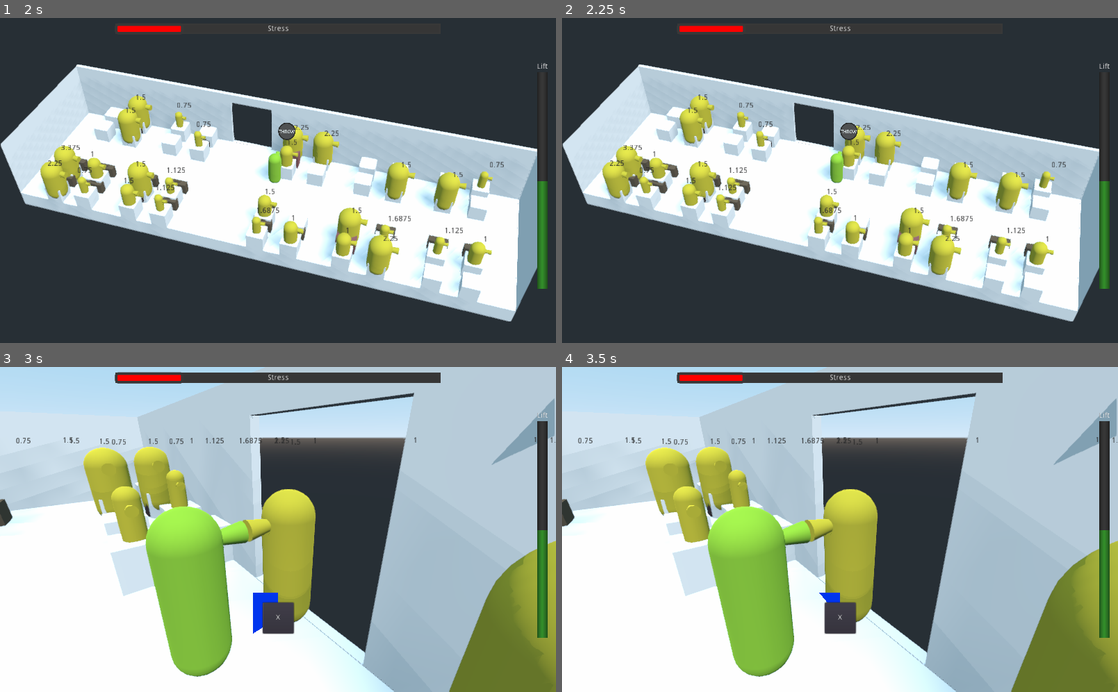
Above: before the commit, frames 1-4 (two rows, left to right).
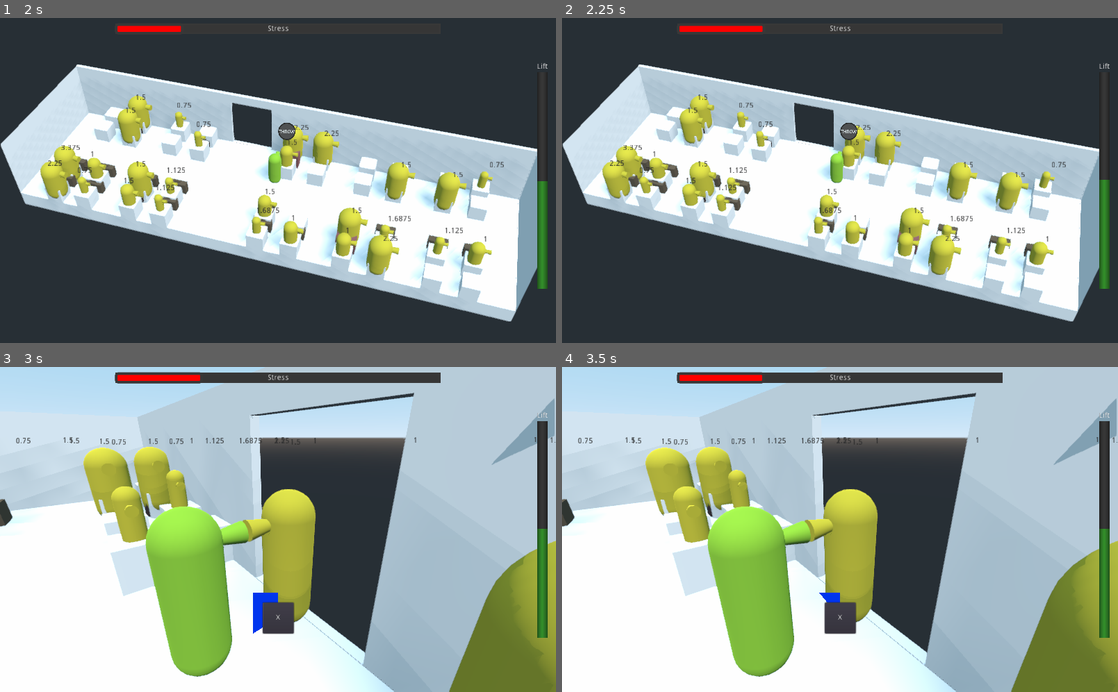
Above: after the commit, the same moments.

Repository: the-last-willy/game_jam_22_07
Game: Godot game, scene res://Game/Scenes/Main/Main.tscn
The game is run twice, just before and just after one commit, with the same random seed, the same clock (stepped at 60 frames per second) and the same inputs.
Inputs (mouse positions are in pixels of both pictures, inside the frame that each line leads up to):
- Up to frame 1 (2 s): click "Play" at 0.5 s; tap Enter (ui_accept) at 1.25, 1.52 s; move the mouse to (250, 245) at 1.27 s; hold W (move_forward) from 1.28 s (still down); tap Space (grab_luggage) at 1.35 s; click (250, 245) at 1.42 s
- Up to frame 2 (2.25 s): keep holding W (move_forward); tap Enter (ui_accept) at 2 s; move the mouse to (1006, 229) at 2.02 s; tap Space (grab_luggage) at 2.1 s
- Up to frame 3 (3 s): tap Enter (ui_accept) at 2.27, 2.75 s; move the mouse to (111, 480) at 2.77 s; release W (move_forward) at 2.78 s; hold A (move_left) from 2.78 s (still down); tap R (grab_passenger) at 2.85 s
- Up to frame 4 (3.5 s): keep holding A (move_left); tap Space (grab_luggage) at 3.05 s

Frame 1 is identical in both runs. In frame 2, less than 0.1% of the frame differs, in the area x 32-99%, y 2-51%; in frame 3, less than 0.1%; in frame 4, less than 0.1%, in the area x 32-99%, y 1-51%.

Commit message:
luggage IA

Diff:
--- a/Game/Character/Passenger/Passenger.gd
+++ b/Game/Character/Passenger/Passenger.gd
@@ -3,11 +3,16 @@
 
 var speed: float
 var strength: float
+var saved_strength: float
 var fear: float
 var anger: float
 var protector: float
+var saved_protector: float
 var weight: float
+var luggage_ejectable : bool = true
 var luggage: Luggage
+var timer:Timer
+var tried : bool = false
 
 var angryness: float = 0.5
 var terrless: float = 0.5
@@ -17,6 +22,7 @@
 
 func set_strength(_strength):
 	strength = _strength
+	saved_strength = strength
 
 func set_fear(_fear):
 	fear = _fear
@@ -26,6 +32,7 @@
 
 func set_protector(_protector):
 	protector = _protector
+	saved_protector = protector
 
 func set_weight(_weight):
 	weight = _weight
@@ -51,6 +58,13 @@
 func get_weight():
 	return weight
 
+func _ready():
+	timer = Timer.new()
+
+	add_child(timer)
+
+	var _ret = timer.connect("timeout", self, "on_timeout")
+
 func _process(delta):
 	$Label.rect_position = get_viewport().get_camera().unproject_position(global_transform.origin + Vector3.UP * 1.5)
 	$Label.text = str(strength)
@@ -63,26 +77,49 @@
 
 func update_angryness(delta):
 	var randVal = randf()
+	if(terrless < 90):
+		if(angryness>90) :
+			luggage_ejectable = false
+			strength = saved_strength * 2
+		else:
+			luggage_ejectable = true
+			strength = saved_strength
 	if(angryness >0) :
 		angryness -= (randVal / anger) * delta * 0.01
 
 func update_terrless(delta):
 	var randVal = randf()
-	terrless -= (randVal / fear) * delta * 0.01
+	if(terrless>90) :
+		protector = 0
+		strength = saved_strength / 2
+	else:
+		protector = saved_protector
+		strength = saved_strength
+	if(terrless >0) :
+		terrless -= (randVal / fear) * delta * 0.01
 
 func ejected_passenger():
 	var randVala = randi() % 100 * anger
 	var randValf = randi() % 100 * fear
 	if(randVala > 50 ) :
 		var randVal = randf()
-		angryness += (randVal * fear) * 0.1
+		angryness += (randVal * anger) * 0.1
 	if(randValf > 50 ) :
 		var randVal = randf()
 		terrless += (randVal * fear) * 0.1
 
 func ejected_luggage():
-	luggage.queue_free()
-	luggage = null
+	if(!tried):
+		timer.start(5.0)
+		tried = true
+	else:
+		return
+
+	var randProtect = randi() % 100 * protector
+	if(luggage_ejectable && randProtect < 50):
+		GameManager.object_thrown(luggage.settings["weight"])
+		luggage.queue_free()
+		luggage = null
 	var randVala = randi() % 100 * anger
 	var randValf = randi() % 100 * fear
 	if(randVala > 50 ) :
@@ -92,6 +129,10 @@
 		var randVal = randf()
 		terrless += (randVal * fear) * 0.05
 
+
+func on_timeout():
+	tried = false
+
 func _on_Area_body_entered(body):
 	if body as Player:
 		body.add_near_passenger(self)
--- a/Game/GameManager/GameManager.gd
+++ b/Game/GameManager/GameManager.gd
@@ -37,10 +37,10 @@
 		game_over()
 
 func object_thrown(weight):
-	if(game_ui_instance == null):
+	if(game_ui_instance == null || anger >= 100):
 		return
 	anger = game_ui_instance.get_stress()
-	anger = anger + 3 * weight
+	anger = anger + 10 * weight
 	lift = game_ui_instance.get_lift()
 	lift = lift + 0.9 * weight
 	game_ui_instance.update_lift(lift)
--- a/project.godot
+++ b/project.godot
@@ -90,7 +90,7 @@
 , Object(InputEventJoypadMotion,"resource_local_to_scene":false,"resource_name":"","device":0,"axis":1,"axis_value":1.0,"script":null)
  ]
 }
-grab_luggage={
+grab={
 "deadzone": 0.5,
 "events": [ Object(InputEventJoypadButton,"resource_local_to_scene":false,"resource_name":"","device":0,"button_index":0,"pressure":0.0,"pressed":false,"script":null)
 , Object(InputEventKey,"resource_local_to_scene":false,"resource_name":"","device":0,"alt":false,"shift":false,"control":false,"meta":false,"command":false,"pressed":false,"scancode":0,"physical_scancode":32,"unicode":0,"echo":false,"script":null)
@@ -108,16 +108,16 @@
 , Object(InputEventJoypadButton,"resource_local_to_scene":false,"resource_name":"","device":0,"button_index":11,"pressure":0.0,"pressed":false,"script":null)
  ]
 }
+grab_luggage={
+"deadzone": 0.5,
+"events": [ Object(InputEventJoypadButton,"resource_local_to_scene":false,"resource_name":"","device":0,"button_index":0,"pressure":0.0,"pressed":false,"script":null)
+, Object(InputEventKey,"resource_local_to_scene":false,"resource_name":"","device":0,"alt":false,"shift":false,"control":false,"meta":false,"command":false,"pressed":false,"scancode":0,"physical_scancode":32,"unicode":0,"echo":false,"script":null)
+ ]
+}
 grab_passenger={
 "deadzone": 0.5,
 "events": [ Object(InputEventKey,"resource_local_to_scene":false,"resource_name":"","device":0,"alt":false,"shift":false,"control":false,"meta":false,"command":false,"pressed":false,"scancode":0,"physical_scancode":82,"unicode":0,"echo":false,"script":null)
 , Object(InputEventJoypadButton,"resource_local_to_scene":false,"resource_name":"","device":0,"button_index":2,"pressure":0.0,"pressed":false,"script":null)
- ]
-}
-grab={
-"deadzone": 0.5,
-"events": [ Object(InputEventJoypadButton,"resource_local_to_scene":false,"resource_name":"","device":0,"button_index":0,"pressure":0.0,"pressed":false,"script":null)
-, Object(InputEventKey,"resource_local_to_scene":false,"resource_name":"","device":0,"alt":false,"shift":false,"control":false,"meta":false,"command":false,"pressed":false,"scancode":0,"physical_scancode":32,"unicode":0,"echo":false,"script":null)
  ]
 }
 
